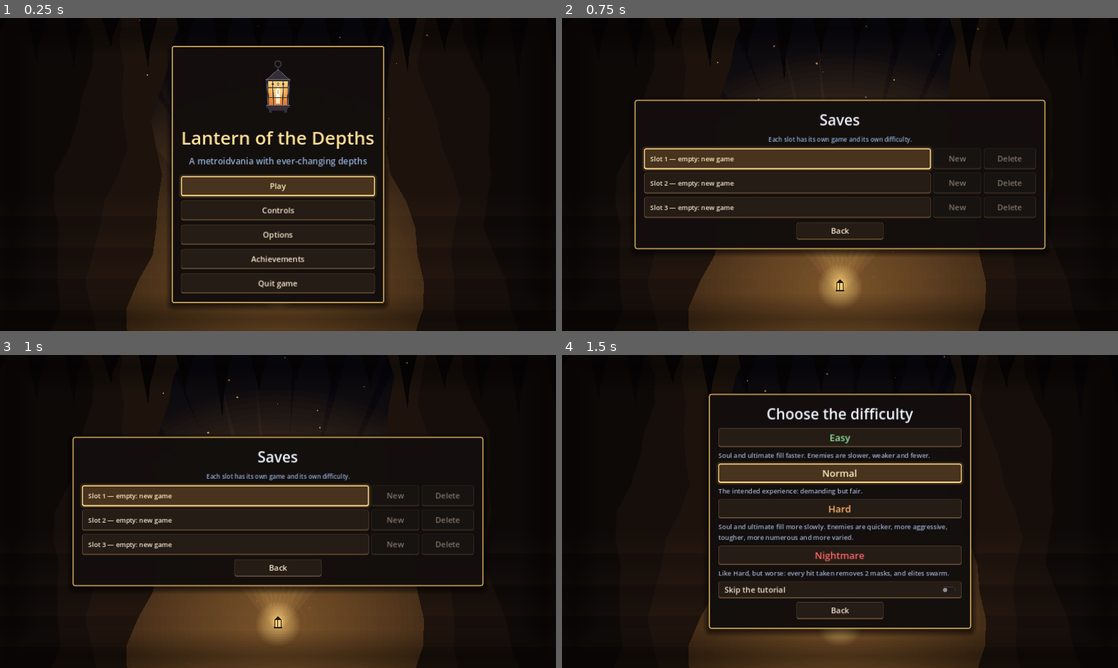
Above: before the commit, frames 1-4 (two rows, left to right).
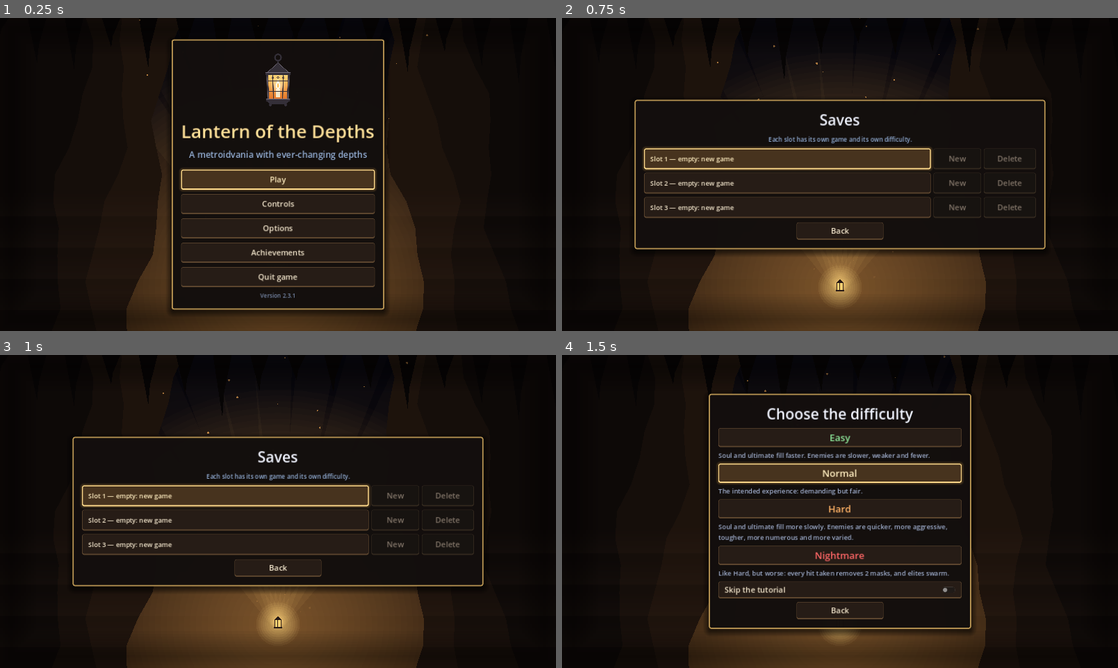
Above: after the commit, the same moments.

Repository: FlyinnRabbit/lanterne-des-profondeurs
Game: Godot game, scene res://main.tscn
Same seed, same stepped clock (60 frames per second), same inputs: the game is played once before the commit and once after it.
Inputs:
- Up to frame 1 (0.25 s): no input
- Up to frame 2 (0.75 s): click "Play" at 0.5 s
- Up to frame 3 (1 s): no input
- Up to frame 4 (1.5 s): click "Slot 1 — empty: new game" at 1.25 s

The runs differ from the first frame. In frame 1, 7.7% of the frame differs, in the area x 30-70%, y 6-95%; in frame 2, nothing differs; in frame 3, nothing differs; in frame 4, nothing differs.

Commit message:
Mises à jour automatiques : patch téléchargé au lancement, avis de téléchargement en secours
- scripts/updater.gd (premier autoload) : charge le patch téléchargé avant les autres scripts,
  interroge la dernière Release GitHub, télécharge le patch compatible ou affiche un avis
- retrait automatique d'un patch qui empêche le jeu de démarrer
- version affichée sur l'écran-titre, bouton redémarrer / télécharger, option pour couper
- workflow : version tirée du tag, patch (préréglage « Patch ») joint à la Release
- README : section mises à jour automatiques

Co-Authored-By: Claude Fable 5.2 <noreply@anthropic.com>
Claude-Session: https://claude.ai/code/session_01F5DPjSnstC8B37BYZw9U86

Diff:
--- a/project.godot
+++ b/project.godot
@@ -5,6 +5,8 @@
 [application]
 
 config/name="Lanterne des Profondeurs"
+config/version="2.3.1"
+config/data_gen=1
 config/description="Petit metroidvania 2D inspiré de Hollow Knight"
 run/main_scene="res://main.tscn"
 config/features=PackedStringArray("4.3")
@@ -16,6 +18,7 @@
 
 [autoload]
 
+Updater="*res://scripts/updater.gd"
 Settings="*res://scripts/settings.gd"
 Controls="*res://scripts/controls.gd"
 GameState="*res://scripts/game_state.gd"
--- a/scripts/menu.gd
+++ b/scripts/menu.gd
@@ -44,6 +44,8 @@
 var ach_back: Button
 var route: Label
 var save_label: Label
+var upd_button: Button
+var upd_label: Label
 
 func _ready() -> void:
 	layer = 20
@@ -131,6 +133,41 @@
 	v.add_child(_button("Succès", _open_achievements))
 	if not OS.has_feature("web"):   # dans un navigateur, on ferme simplement l'onglet
 		v.add_child(_button("Quitter le jeu", func(): get_tree().quit()))
+	# version et mise à jour (voir updater.gd)
+	upd_button = _button("", _on_update_pressed)
+	upd_button.auto_translate_mode = Node.AUTO_TRANSLATE_MODE_DISABLED
+	upd_button.add_theme_color_override("font_color", Color(1.0, 0.88, 0.6))
+	upd_button.visible = false
+	v.add_child(upd_button)
+	upd_label = Label.new()
+	upd_label.auto_translate_mode = Node.AUTO_TRANSLATE_MODE_DISABLED
+	upd_label.horizontal_alignment = HORIZONTAL_ALIGNMENT_CENTER
+	upd_label.add_theme_font_size_override("font_size", 13)
+	upd_label.add_theme_color_override("font_color", Color(0.5, 0.56, 0.68))
+	v.add_child(upd_label)
+	Updater.changed.connect(_refresh_update)
+	_refresh_update()
+
+func _refresh_update() -> void:
+	if upd_label == null:
+		return
+	upd_button.visible = Updater.state in ["ready", "available"]
+	upd_label.text = tr("Version %s") % Updater.version
+	match Updater.state:
+		"downloading":
+			upd_label.text = tr("Mise à jour %s : téléchargement… %d %%") % [Updater.latest, int(Updater.progress * 100.0)]
+		"ready":
+			upd_button.text = tr("Mise à jour %s prête — redémarrer") % Updater.latest
+		"available":
+			upd_button.text = tr("Version %s disponible — télécharger") % Updater.latest
+		"uptodate":
+			upd_label.text = tr("Version %s — à jour") % Updater.version
+
+func _on_update_pressed() -> void:
+	if Updater.state == "ready":
+		Updater.restart()
+	else:
+		Updater.open_page()
 
 func _build_difficulty(root: Control) -> void:
 	diff_panel = _centered_panel(root)
@@ -654,6 +691,8 @@
 	_check_row(g, "Dégâts infligés (coin de l'écran)", "damage_numbers")
 	_check_row(g, "Mini-carte", "minimap")
 	_check_row(g, "Annonces d'attaque ennemies (!)", "telegraphs")
+	if not OS.has_feature("web"):
+		_check_row(g, "Mises à jour automatiques", "auto_update")
 	_section(g, "Accessibilité")
 	_check_row(g, "Dangers très contrastés (daltonisme)", "colorblind")
 	_check_row(g, "Accroupi : appuyer pour basculer", "crouch_toggle")
--- a/scripts/settings.gd
+++ b/scripts/settings.gd
@@ -29,6 +29,7 @@
 var crouch_toggle := false # appuyer sur bas pour s'accroupir / se relever
 var game_speed := 0        # index dans SPEED_CHOICES
 var last_slot := 1         # dernier emplacement de sauvegarde utilisé
+var auto_update := true  # télécharger les mises à jour au lancement (voir updater.gd)
 var kb_layout := 0         # disposition du clavier pour les noms de touches (voir controls.gd)
 
 const SPEED_CHOICES := [1.0, 0.9, 0.8, 0.7]
@@ -105,7 +106,7 @@
 
 const KEYS := ["hud_scale", "menu_scale", "shake", "zoom", "fullscreen", "vsync", "hitstop", "show_hints",
 	"master_volume", "music_volume", "sfx_volume", "fps_cap", "show_fps", "pad_style", "enemy_bars", "damage_numbers", "language",
-	"minimap", "telegraphs", "colorblind", "crouch_toggle", "game_speed", "last_slot", "kb_layout"]
+	"minimap", "telegraphs", "colorblind", "crouch_toggle", "game_speed", "last_slot", "kb_layout", "auto_update"]
 
 func save_settings() -> void:
 	var cfg := ConfigFile.new()
--- a/scripts/translations.gd
+++ b/scripts/translations.gd
@@ -1,6 +1,12 @@
 # Fichier généré par tools/translations.py — ne pas modifier à la main.
 const T := {
 	"en": {
+		"Version %s": "Version %s",
+		"Version %s — à jour": "Version %s — up to date",
+		"Mise à jour %s : téléchargement… %d %%": "Update %s: downloading… %d%%",
+		"Mise à jour %s prête — redémarrer": "Update %s ready — restart",
+		"Version %s disponible — télécharger": "Version %s available — download",
+		"Mises à jour automatiques": "Automatic updates",
 		"Les Profondeurs": "The Depths",
 		"Les Jardins Fongiques": "The Fungal Gardens",
 		"La Citadelle Engloutie": "The Sunken Citadel",
@@ -435,6 +441,12 @@
 		"Clavier :": "Keyboard:",
 	},
 	"es": {
+		"Version %s": "Versión %s",
+		"Version %s — à jour": "Versión %s — actualizada",
+		"Mise à jour %s : téléchargement… %d %%": "Actualización %s: descargando… %d %%",
+		"Mise à jour %s prête — redémarrer": "Actualización %s lista — reiniciar",
+		"Version %s disponible — télécharger": "Versión %s disponible — descargar",
+		"Mises à jour automatiques": "Actualizaciones automáticas",
 		"Les Profondeurs": "Las Profundidades",
 		"Les Jardins Fongiques": "Los Jardines Fúngicos",
 		"La Citadelle Engloutie": "La Ciudadela Sumergida",
@@ -869,6 +881,12 @@
 		"Clavier :": "Teclado:",
 	},
 	"de": {
+		"Version %s": "Version %s",
+		"Version %s — à jour": "Version %s — aktuell",
+		"Mise à jour %s : téléchargement… %d %%": "Update %s: wird geladen… %d %%",
+		"Mise à jour %s prête — redémarrer": "Update %s bereit — neu starten",
+		"Version %s disponible — télécharger": "Version %s verfügbar — herunterladen",
+		"Mises à jour automatiques": "Automatische Updates",
 		"Les Profondeurs": "Die Tiefen",
 		"Les Jardins Fongiques": "Die Pilzgärten",
 		"La Citadelle Engloutie": "Die Versunkene Zitadelle",
--- /dev/null
+++ b/scripts/updater.gd
@@ -0,0 +1,247 @@
+extends Node
+# Autoload « Updater » (le PREMIER de la liste) : mise à jour automatique du jeu.
+#
+# 1. Au démarrage (_init, avant que les autres scripts soient chargés) : si un patch a été
+#    téléchargé (dossier « update »), il est chargé par-dessus le jeu d'origine.
+# 2. Ensuite : on demande à GitHub la dernière Release. Si elle est plus récente :
+#    - un patch compatible existe -> il est téléchargé, puis appliqué au prochain lancement ;
+#    - sinon (ou mises à jour automatiques coupées) -> simple avis avec lien de téléchargement.
+#
+# Ce script ne doit dépendre d'AUCUN autre script du jeu (ni preload, ni autre autoload dans
+# son code) : il tourne avant eux, c'est ce qui permet au patch de les remplacer.
+#
+# Sécurité : si le jeu ne démarre pas correctement avec un patch, le patch est retiré au
+# lancement suivant et cette version n'est plus retéléchargée.
+
+signal changed
+
+const REPO := "FlyinnRabbit/lanterne-des-profondeurs"
+const API_URL := "https://api.github.com/repos/" + REPO + "/releases/latest"
+const DOWNLOAD_PREFIX := "https://github.com/" + REPO + "/releases/download/"
+const PAGE_URL := "https://github.com/" + REPO + "/releases/latest"
+
+# idle : rien ; checking ; uptodate ; downloading ; ready (patch prêt, redémarrer) ;
+# available (nouvelle version, à télécharger à la main) ; error
+var state := "idle"
+var base_version := ""      # version de l'exécutable (figée à l'export)
+var version := ""           # version en cours (exécutable + patch éventuel)
+var latest := ""            # dernière version publiée
+var page_url := PAGE_URL
+var patched := false        # un patch est chargé
+var progress := 0.0
+var _http: HTTPRequest
+var _asset_size := 0
+var _bad := ""              # version de patch qui a échoué au démarrage
+
+static func enabled() -> bool:
+	return not OS.has_feature("web") and (not OS.has_feature("editor") or OS.get_environment("LANTERNE_UPDATE_TEST") != "")
+
+# Dossier des fichiers de mise à jour (à côté des sauvegardes ; mode portable compris).
+static func dir() -> String:
+	var base := OS.get_executable_path().get_base_dir()
+	if not OS.has_feature("editor") and FileAccess.file_exists(base.path_join("portable.txt")):
+		return base.path_join("sauvegardes").path_join("update")
+	return OS.get_user_data_dir().path_join("update")
+
+# Nom du patch attendu : dépend de la version du moteur et de la « génération » des données
+# (musiques, sons, images : non inclus dans le patch). Si l'un des deux change, les anciennes
+# installations ne trouvent pas de patch et affichent l'avis de téléchargement.
+static func patch_name() -> String:
+	var e := Engine.get_version_info()
+	return "LanterneDesProfondeurs_patch_g%d.%d_d%d.pck" % [int(e["major"]), int(e["minor"]), int(ProjectSettings.get_setting("application/config/data_gen", 1))]
+
+static func newer(a: String, b: String) -> bool:   # a > b ?
+	var pa := a.trim_prefix("v").split(".")
+	var pb := b.trim_prefix("v").split(".")
+	for i in maxi(pa.size(), pb.size()):
+		var x := int(pa[i]) if i < pa.size() else 0
+		var y := int(pb[i]) if i < pb.size() else 0
+		if x != y:
+			return x > y
+	return false
+
+func _init() -> void:
+	base_version = String(ProjectSettings.get_setting("application/config/version", "0"))
+	if enabled():
+		_load_patch()
+	var vs = load("res://scripts/version.gd")
+	version = String(vs.VERSION) if vs else base_version
+	if enabled():
+		print("[maj] version %s (exécutable %s%s)" % [version, base_version, ", patch chargé" if patched else ""])
+
+func _load_patch() -> void:
+	var d := dir()
+	var cfg := ConfigFile.new()
+	if cfg.load(d.path_join("patch.cfg")) != OK:
+		return
+	_bad = String(cfg.get_value("patch", "bad", ""))
+	var pv := String(cfg.get_value("patch", "version", ""))
+	var file := String(cfg.get_value("patch", "file", "")).get_file()
+	_clean(file)
+	var pck := d.path_join(file)
+	if pv == "" or file == "" or not FileAccess.file_exists(pck):
+		return
+	# patch dépassé (jeu retéléchargé en entier), prévu pour un autre moteur, ou démarrage raté
+	var stale := not newer(pv, base_version) or String(cfg.get_value("patch", "name", "")) != patch_name()
+	var crashed := FileAccess.file_exists(d.path_join("booting"))
+	if stale or crashed:
+		if crashed:
+			_bad = pv
+		_remove_patch()
+		return
+	var f := FileAccess.open(d.path_join("booting"), FileAccess.WRITE)
+	if f:
+		f.close()
+	if ProjectSettings.load_resource_pack(pck, true):
+		patched = true
+	else:
+		_remove_patch()
+
+# Supprime les anciens fichiers de patch (tout sauf « keep »).
+func _clean(keep: String) -> void:
+	var d := dir()
+	for n in DirAccess.get_files_at(d):
+		if (n.ends_with(".pck") or n.ends_with(".tmp")) and n != keep:
+			DirAccess.remove_absolute(d.path_join(n))
+
+func _remove_patch() -> void:
+	var d := dir()
+	_clean("")
+	if FileAccess.file_exists(d.path_join("booting")):
+		DirAccess.remove_absolute(d.path_join("booting"))
+	var cfg := ConfigFile.new()
+	cfg.set_value("patch", "bad", _bad)
+	cfg.save(d.path_join("patch.cfg"))
+
+func _ready() -> void:
+	process_mode = Node.PROCESS_MODE_ALWAYS
+	if not enabled():
+		return
+	changed.connect(func():
+		if state != "downloading" or progress == 0.0:
+			print("[maj] %s%s" % [state, (" -> " + latest) if latest != "" else ""]))
+	# le jeu a démarré correctement : le patch est validé au bout de quelques secondes
+	get_tree().create_timer(6.0, true, false, true).timeout.connect(func():
+		var b := dir().path_join("booting")
+		if FileAccess.file_exists(b):
+			DirAccess.remove_absolute(b))
+	check.call_deferred()
+
+# Fermeture normale du jeu (même très tôt) : ce n'est pas un démarrage raté.
+func _exit_tree() -> void:
+	if enabled():
+		var b := dir().path_join("booting")
+		if FileAccess.file_exists(b):
+			DirAccess.remove_absolute(b)
+
+func _auto() -> bool:
+	var s = get_node_or_null("/root/Settings")
+	return s == null or s.get("auto_update") != false
+
+func check() -> void:
+	if not enabled() or state in ["checking", "downloading", "ready"]:
+		return
+	state = "checking"
+	changed.emit()
+	_request(_api_url(), "", _on_info)
+
+func _api_url() -> String:
+	var t := OS.get_environment("LANTERNE_UPDATE_TEST")   # tests : serveur local
+	return t if t != "" else API_URL
+
+func _request(url: String, file: String, cb: Callable) -> void:
+	if _http:
+		_http.queue_free()
+	_http = HTTPRequest.new()
+	_http.timeout = 20.0 if file == "" else 180.0
+	_http.download_file = file
+	add_child(_http)
+	_http.request_completed.connect(cb)
+	if _http.request(url, PackedStringArray(["User-Agent: LanterneDesProfondeurs", "Accept: application/vnd.github+json"])) != OK:
+		_fail()
+
+func _fail() -> void:
+	state = "available" if latest != "" and newer(latest, version) else "error"
+	changed.emit()
+
+func _on_info(result: int, code: int, _headers: PackedStringArray, body: PackedByteArray) -> void:
+	if result != HTTPRequest.RESULT_SUCCESS or code != 200:
+		_fail()
+		return
+	var data = JSON.parse_string(body.get_string_from_utf8())
+	if not (data is Dictionary) or not data.has("tag_name"):
+		_fail()
+		return
+	latest = String(data["tag_name"]).trim_prefix("v")
+	if String(data.get("html_url", "")).begins_with("https://github.com/" + REPO):
+		page_url = String(data["html_url"])
+	if not newer(latest, version):
+		state = "uptodate"
+		changed.emit()
+		return
+	state = "available"
+	var want := patch_name()
+	if _auto() and latest != _bad:
+		for a in data.get("assets", []):
+			if a is Dictionary and String(a.get("name", "")) == want:
+				var url := String(a.get("browser_download_url", ""))
+				if url.begins_with(DOWNLOAD_PREFIX) or OS.get_environment("LANTERNE_UPDATE_TEST") != "":
+					_asset_size = int(a.get("size", 0))
+					_download(url)
+					return
+	changed.emit()
+
+func _download(url: String) -> void:
+	var d := dir()
+	DirAccess.make_dir_recursive_absolute(d)
+	state = "downloading"
+	progress = 0.0
+	changed.emit()
+	_request(url, d.path_join("download.tmp"), _on_patch)
+
+func _process(_delta: float) -> void:
+	if state == "downloading" and _http and _asset_size > 0:
+		var p := clampf(float(_http.get_downloaded_bytes()) / _asset_size, 0.0, 1.0)
+		if absf(p - progress) > 0.02:
+			progress = p
+			changed.emit()
+
+func _on_patch(result: int, code: int, _headers: PackedStringArray, _body: PackedByteArray) -> void:
+	var d := dir()
+	var tmp := d.path_join("download.tmp")
+	var ok := result == HTTPRequest.RESULT_SUCCESS and code == 200 and FileAccess.file_exists(tmp)
+	if ok:
+		var f := FileAccess.open(tmp, FileAccess.READ)
+		# taille annoncée par GitHub + en-tête d'un fichier .pck (« GDPC »)
+		ok = f != null and f.get_length() > 16 and (_asset_size <= 0 or int(f.get_length()) == _asset_size) and f.get_buffer(4).get_string_from_ascii() == "GDPC"
+		if f:
+			f.close()
+	if not ok:
+		if FileAccess.file_exists(tmp):
+			DirAccess.remove_absolute(tmp)
+		_fail()
+		return
+	# nom propre à la version : le patch en cours d'utilisation n'est pas touché (verrouillé sous Windows)
+	var file := "patch_%s.pck" % latest.validate_filename()
+	var pck := d.path_join(file)
+	if FileAccess.file_exists(pck):
+		DirAccess.remove_absolute(pck)
+	if DirAccess.rename_absolute(tmp, pck) != OK:
+		_fail()
+		return
+	var cfg := ConfigFile.new()
+	cfg.set_value("patch", "version", latest)
+	cfg.set_value("patch", "file", file)
+	cfg.set_value("patch", "name", patch_name())
+	cfg.set_value("patch", "bad", _bad)
+	cfg.save(d.path_join("patch.cfg"))
+	state = "ready"
+	changed.emit()
+
+# Redémarre le jeu pour appliquer le patch téléchargé.
+func restart() -> void:
+	OS.set_restart_on_exit(true, OS.get_cmdline_args())
+	get_tree().quit()
+
+func open_page() -> void:
+	OS.shell_open(page_url)
--- /dev/null
+++ b/scripts/version.gd
@@ -0,0 +1,3 @@
+# Version du jeu. Le workflow de publication remplace cette valeur par le tag de la Release.
+# (Lue par updater.gd après le chargement d'un éventuel patch.)
+const VERSION := "2.3.1"
Not shown, changed: export_presets.cfg
